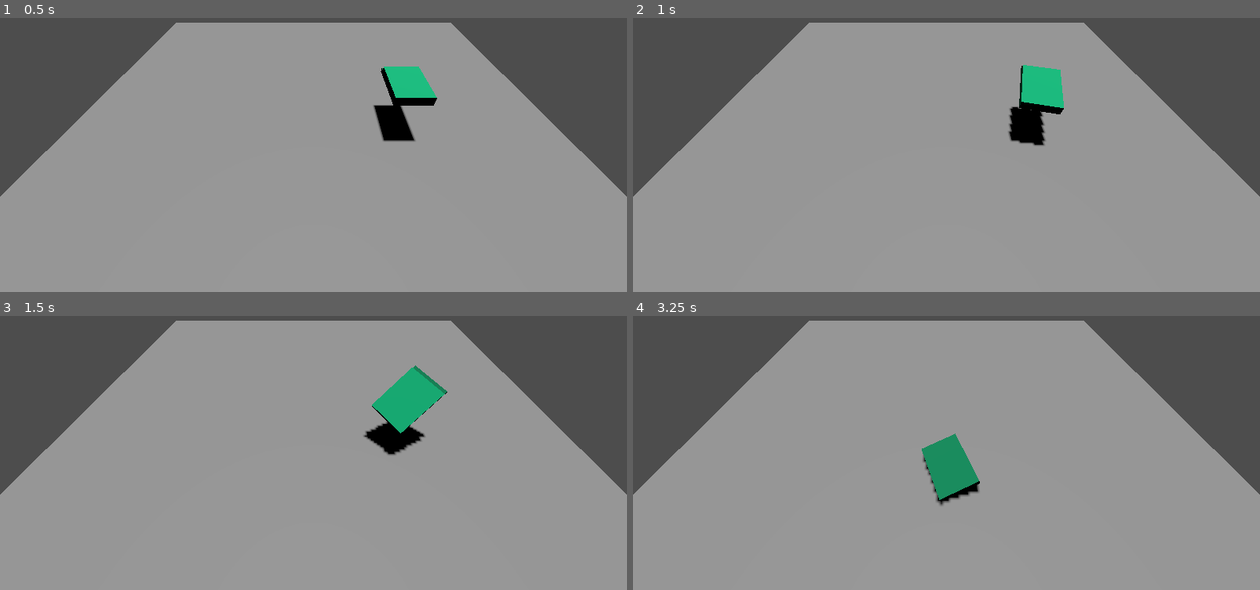
Above: before the commit, frames 1-4 (two rows, left to right).
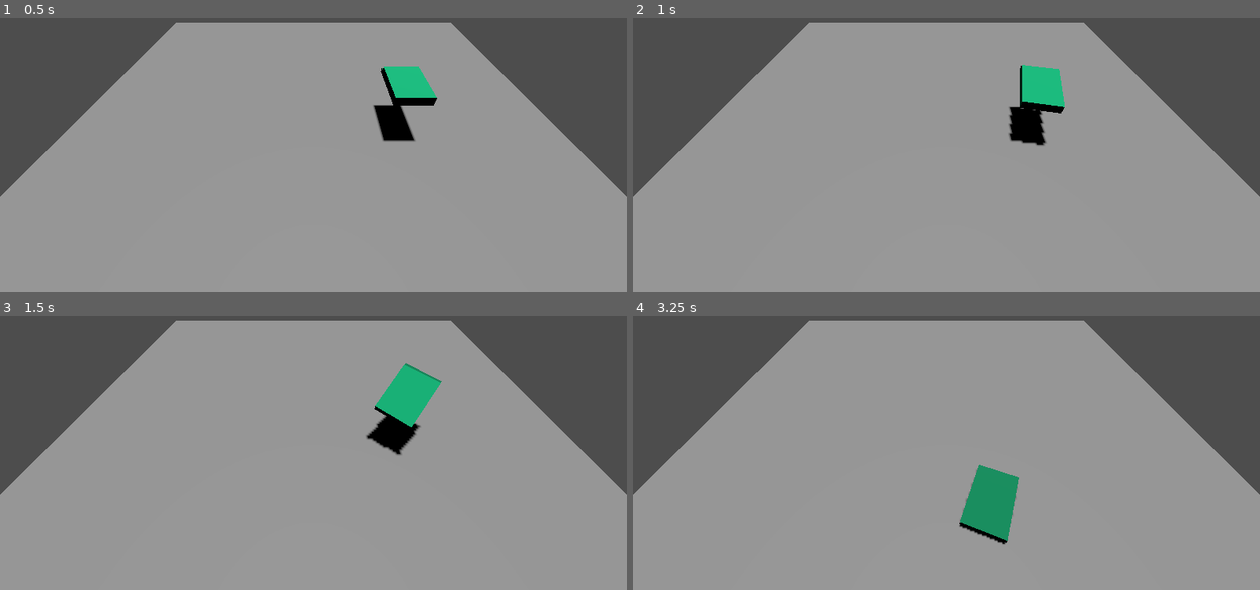
Above: after the commit, the same moments.

Repository: niqzart/godot-tiltrotor
Game: Godot game, scene res://scenes/main/main.tscn
The game is run twice, just before and just after one commit, with the same random seed, the same clock (stepped at 60 frames per second) and the same inputs.
Inputs:
- Up to frame 1 (0.5 s): no input
- Up to frame 2 (1 s): tap Enter at 0.5 s; hold Left (right_rotor_backwards) from 0.53 s (still down)
- Up to frame 3 (1.5 s): release Left (right_rotor_backwards) at 1.28 s; hold A (left_rotor_backwards) from 1.28 s (still down)
- Up to frame 4 (3.25 s): release A (left_rotor_backwards) at 2.03 s; hold Left (right_rotor_backwards) 2.03-2.78 s; hold D (left_rotor_forwards) from 2.78 s (still down)

Frame 1 is identical in both runs. In frame 2, 0.1% of the frame differs, in the area x 59-69%, y 17-47%; in frame 3, 0.7%; in frame 4, 3.3%, in the area x 46-62%, y 42-84%.

Commit message:
feat: add dampening for more control

Diff:
--- a/scenes/tiltrotor/tiltrotor.tscn
+++ b/scenes/tiltrotor/tiltrotor.tscn
@@ -20,6 +20,8 @@
 size = Vector3(4, 0.5, 6)
 
 [node name="Tiltrotor" type="RigidBody3D"]
+linear_damp = 1.0
+angular_damp = 1.0
 script = ExtResource("1_ry1n4")
 
 [node name="Collidor" type="CollisionShape3D" parent="."]
